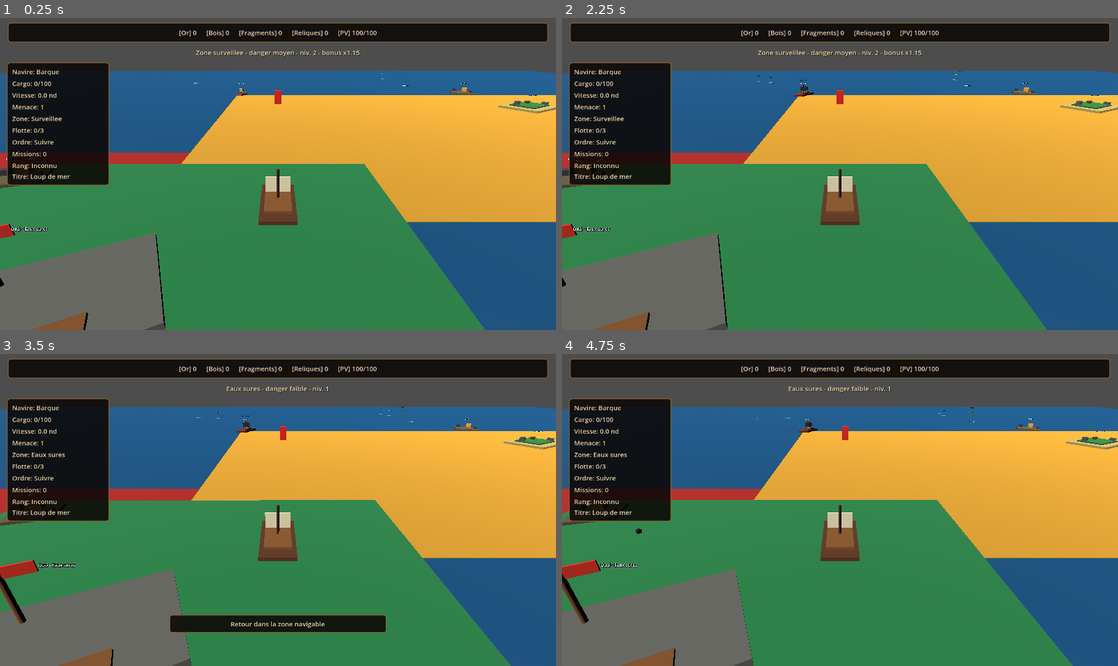
Above: before the commit, frames 1-4 (two rows, left to right).
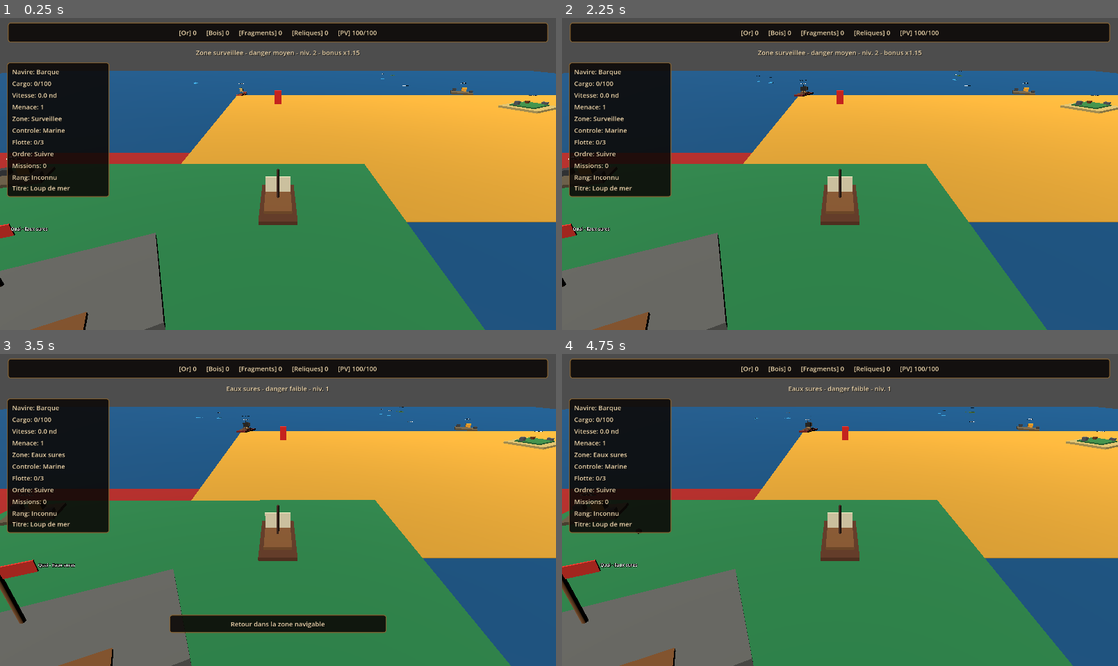
Above: after the commit, the same moments.

Repository: blou132/jeux-pirate
Game: Godot game, scene res://scenes/world/World.tscn
The game is run twice, just before and just after one commit, with the same random seed, the same clock (stepped at 60 frames per second) and the same inputs.
Inputs (mouse positions are in pixels of both pictures, inside the frame that each line leads up to):
- Up to frame 1 (0.25 s): no input
- Up to frame 2 (2.25 s): tap Enter at 0.5 s; move the mouse to (962, 158) at 0.52 s; hold D 0.53-1.25 s; tap R at 0.6 s; click (962, 158) at 0.67 s; drag from (728, 189) to (812, 236) at 1.27 s; tap Space at 2 s; move the mouse to (895, 105) at 2.02 s; hold D from 2.03 s (still down); hold Q from 2.03 s (still down)
- Up to frame 3 (3.5 s): release D at 2.75 s; release Q at 2.75 s; drag from (250, 572) to (111, 463) at 2.77 s
- Up to frame 4 (4.75 s): move the mouse to (1006, 556) at 3.52 s; hold A 3.53-4.25 s; tap C at 3.6 s; tap Enter at 4.25 s; drag from (673, 463) to (756, 432) at 4.27 s

The runs differ from the first frame. In frame 1, 1.2% of the frame differs, in the area x 1-20%, y 35-58%; in frame 2, 1.2%; in frame 3, 1.2%; in frame 4, 1.2%.

Commit message:
feat: add territory control HUD

Diff:
--- a/scenes/ui/HUD.tscn
+++ b/scenes/ui/HUD.tscn
@@ -84,6 +84,11 @@
 [node name="CompactZoneLabel" type="Label" parent="HUDRoot/CompactSailingPanel/CompactRow"]
 layout_mode = 2
 text = "Zone: Eaux sures"
+clip_text = true
+
+[node name="CompactTerritoryLabel" type="Label" parent="HUDRoot/CompactSailingPanel/CompactRow"]
+layout_mode = 2
+text = "Controle: Marine"
 clip_text = true
 
 [node name="CompactFleetLabel" type="Label" parent="HUDRoot/CompactSailingPanel/CompactRow"]
@@ -179,6 +184,15 @@
 [node name="ZoneLabel" type="Label" parent="HUDRoot/LeftStatusPanel/LeftVBox"]
 layout_mode = 2
 text = "Zone: Eaux sures (niv. 1)"
+
+[node name="TerritoryControlLabel" type="Label" parent="HUDRoot/LeftStatusPanel/LeftVBox"]
+custom_minimum_size = Vector2(0, 112)
+layout_mode = 2
+text = "Controle de territoire:
+Marine royale : 45 %
+Ligue marchande : 45 %
+Dominant : Marine royale"
+autowrap_mode = 3
 
 [node name="EnemiesDefeatedLabel" type="Label" parent="HUDRoot/LeftStatusPanel/LeftVBox"]
 layout_mode = 2
--- a/scripts/ui/HUD.gd
+++ b/scripts/ui/HUD.gd
@@ -13,6 +13,7 @@
 @onready var compact_speed_label: Label = $HUDRoot/CompactSailingPanel/CompactRow/CompactSpeedLabel
 @onready var compact_danger_label: Label = $HUDRoot/CompactSailingPanel/CompactRow/CompactDangerLabel
 @onready var compact_zone_label: Label = $HUDRoot/CompactSailingPanel/CompactRow/CompactZoneLabel
+@onready var compact_territory_label: Label = $HUDRoot/CompactSailingPanel/CompactRow/CompactTerritoryLabel
 @onready var compact_fleet_label: Label = $HUDRoot/CompactSailingPanel/CompactRow/CompactFleetLabel
 @onready var compact_order_label: Label = $HUDRoot/CompactSailingPanel/CompactRow/CompactOrderLabel
 @onready var compact_quest_label: Label = $HUDRoot/CompactSailingPanel/CompactRow/CompactQuestLabel
@@ -25,6 +26,7 @@
 @onready var cannons_level_label: Label = $HUDRoot/LeftStatusPanel/LeftVBox/CannonsLevelLabel
 @onready var danger_label: Label = $HUDRoot/LeftStatusPanel/LeftVBox/DangerLabel
 @onready var zone_label: Label = $HUDRoot/LeftStatusPanel/LeftVBox/ZoneLabel
+@onready var territory_control_label: Label = $HUDRoot/LeftStatusPanel/LeftVBox/TerritoryControlLabel
 @onready var enemies_defeated_label: Label = $HUDRoot/LeftStatusPanel/LeftVBox/EnemiesDefeatedLabel
 @onready var ally_label: Label = $HUDRoot/LeftStatusPanel/LeftVBox/AllyLabel
 @onready var quest_label: Label = $HUDRoot/LeftStatusPanel/LeftVBox/QuestLabel
@@ -385,10 +387,15 @@
 	if _game_state.has_signal("creature_resources_changed") and not _game_state.is_connected("creature_resources_changed", creature_resources_callback):
 		_game_state.connect("creature_resources_changed", creature_resources_callback)
 
+	var territory_callback: Callable = Callable(self, "_on_territory_control_changed")
+	if _game_state.has_signal("territory_control_changed") and not _game_state.is_connected("territory_control_changed", territory_callback):
+		_game_state.connect("territory_control_changed", territory_callback)
+
 	_refresh_player_ship_label()
 	_refresh_cargo_from_game_state()
 	_refresh_exploration_progress_from_game_state()
 	_refresh_creature_resources_from_game_state()
+	_refresh_territory_control_from_game_state()
 
 
 func _on_resources_changed(gold: int, wood: int) -> void:
@@ -410,6 +417,79 @@
 func _on_current_danger_zone_changed(_zone_id: String, zone_name: String, zone_level: int) -> void:
 	zone_label.text = "Zone: %s (niv. %d)" % [zone_name, zone_level]
 	compact_zone_label.text = "Zone: %s" % _get_compact_zone_label(zone_name)
+	_refresh_territory_control_from_game_state()
+
+
+func _on_territory_control_changed(zone_id: String, control: Dictionary) -> void:
+	if not _is_current_territory_zone(zone_id):
+		return
+
+	_refresh_territory_labels(zone_id, control)
+
+
+func _refresh_territory_control_from_game_state() -> void:
+	if _game_state == null:
+		compact_territory_label.text = "Controle: --"
+		territory_control_label.text = "Controle de territoire indisponible"
+		return
+	if not _game_state.has_method("get_current_danger_zone_id") or not _game_state.has_method("get_zone_control"):
+		compact_territory_label.text = "Controle: --"
+		territory_control_label.text = "Controle de territoire indisponible"
+		return
+
+	var zone_id: String = String(_game_state.call("get_current_danger_zone_id"))
+	var control_value: Variant = _game_state.call("get_zone_control", zone_id)
+	if not (control_value is Dictionary):
+		compact_territory_label.text = "Controle: --"
+		territory_control_label.text = "Controle de territoire indisponible"
+		return
+
+	var control: Dictionary = control_value
+	_refresh_territory_labels(zone_id, control)
+
+
+func _refresh_territory_labels(zone_id: String, control: Dictionary) -> void:
+	var dominant_faction: String = String(control.get("dominant_faction", ""))
+	compact_territory_label.text = "Controle: %s" % _get_compact_faction_label(dominant_faction)
+
+	var lines: Array[String] = ["Controle de territoire:"]
+	if _game_state != null and _game_state.has_method("get_zone_control_lines"):
+		var control_lines_value: Variant = _game_state.call("get_zone_control_lines", zone_id)
+		if control_lines_value is Array:
+			for raw_line in control_lines_value:
+				lines.append(String(raw_line))
+	else:
+		lines.append("Dominant : %s" % String(control.get("dominant_faction_name", "Inconnu")))
+		lines.append("Stabilite : %s" % String(control.get("stability", "moyenne")))
+		lines.append("Conflit : %s" % String(control.get("conflict", "moyen")))
+
+	if _game_state != null and _game_state.has_method("get_zone_effect_lines"):
+		var effect_lines_value: Variant = _game_state.call("get_zone_effect_lines", zone_id)
+		if effect_lines_value is Array:
+			lines.append("Effets actifs:")
+			var effect_count: int = 0
+			for raw_effect in effect_lines_value:
+				lines.append(String(raw_effect))
+				effect_count += 1
+				if effect_count >= 3:
+					break
+
+	territory_control_label.text = "\n".join(lines)
+
+
+func _is_current_territory_zone(zone_id: String) -> bool:
+	if _game_state == null or not _game_state.has_method("get_current_danger_zone_id"):
+		return false
+
+	var current_zone_id: String = DangerZoneCatalog.normalize_zone_id(String(_game_state.call("get_current_danger_zone_id")))
+	return current_zone_id == DangerZoneCatalog.normalize_zone_id(zone_id)
+
+
+func _get_compact_faction_label(faction_id: String) -> String:
+	if faction_id.is_empty():
+		return "--"
+
+	return FactionCatalog.get_hud_label(faction_id)
 
 
 func _get_compact_zone_label(zone_name: String) -> String:
